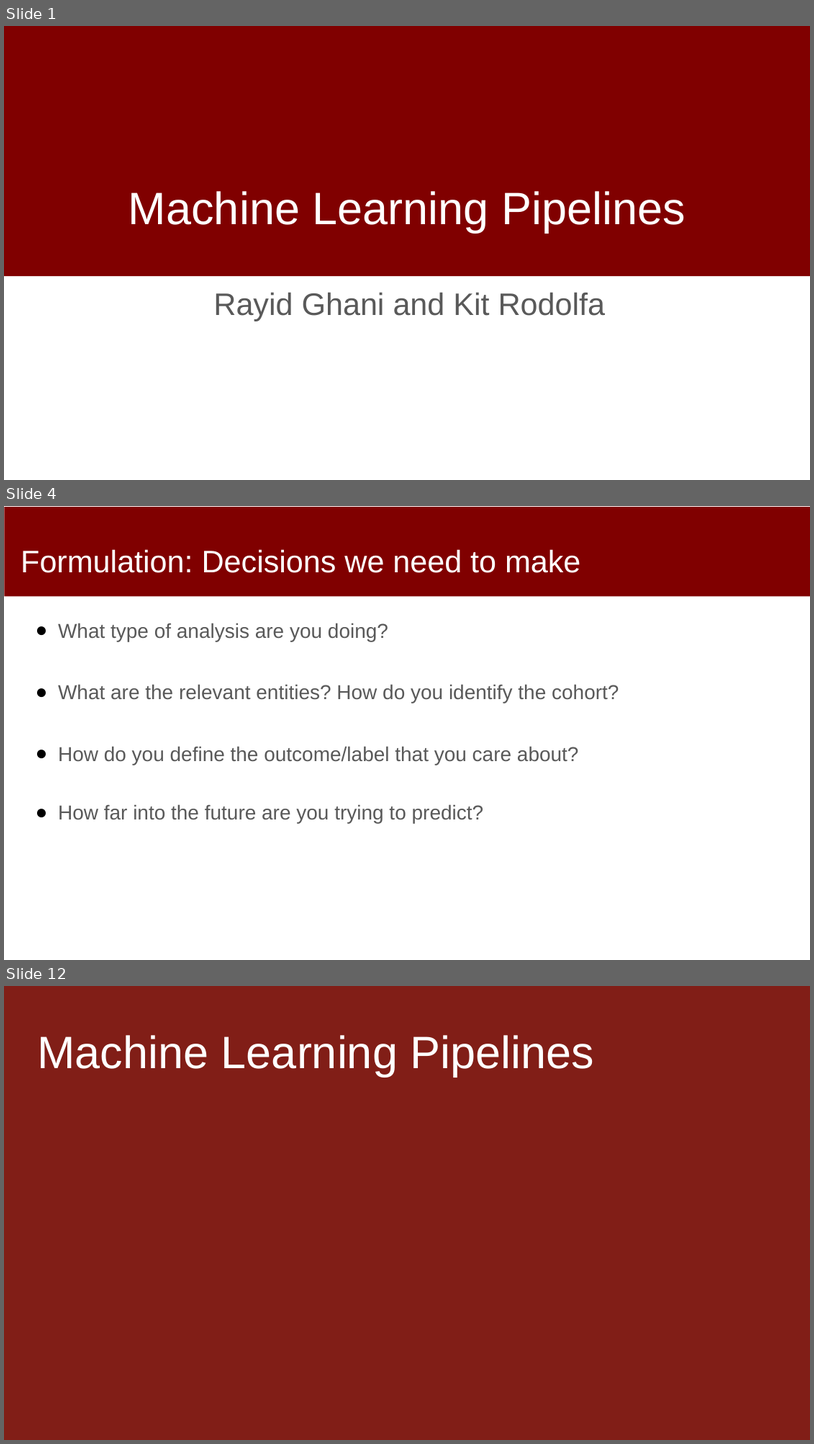
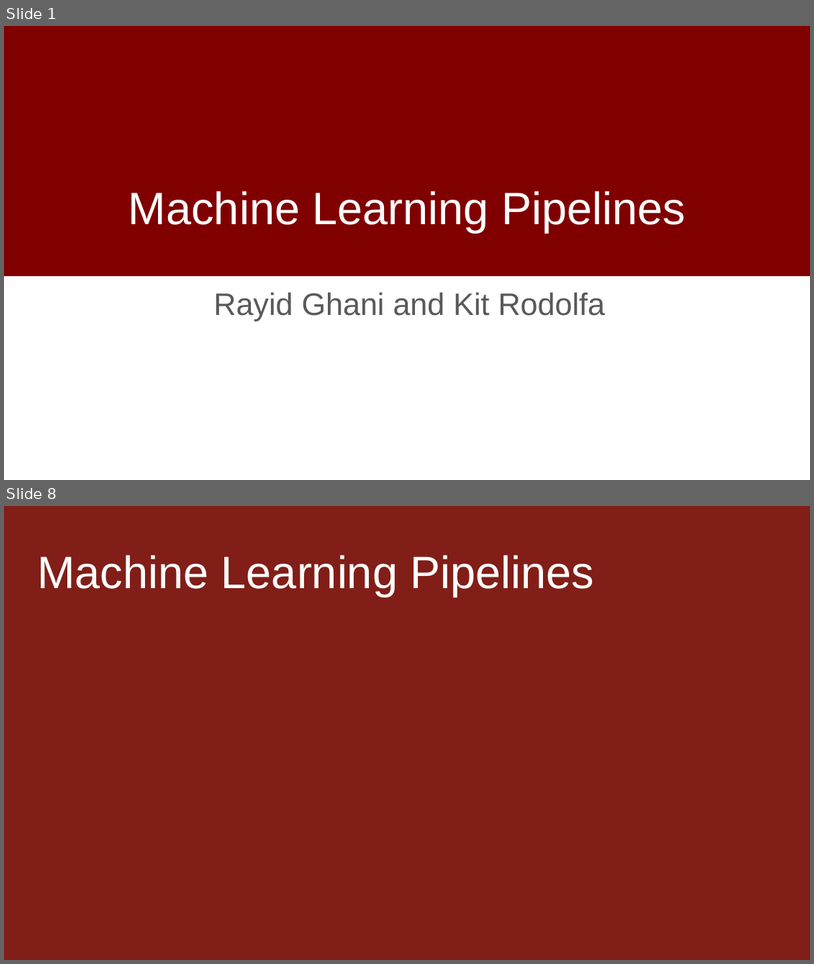
Before and after one commit to dssg/MLinPractice, a slide deck: Lectures/Lecture8-Machine-Learning-Pipelines.pptx. Shown one above the other, each under a label of ours: slides 1, 4 and 12 before the commit, slides 1 and 8 after it; the slides between them are not shown. The pictures are 814x1444 and 814x964 pixels, drawn with LibreOffice and Linux fonts; fonts in the diff are those of the drawing; background and template pictures are left out. Boxes give left, top, right and bottom in pixels: in the first picture for what was removed or moved away, otherwise in the second. Text is boxed around its words. In the diff, an @@ line names an element or a change of style, - is before the commit and + after.

```diff
--- a/Lectures/Lecture8-Machine-Learning-Pipelines.pptx
+++ b/Lectures/Lecture8-Machine-Learning-Pipelines.pptx
@@ slide 4 removed at (4, 506, 810, 960), background #FFFFFF @@
@@ rectangle removed at (5, 507, 810, 596) @@
@@ title removed at (21, 549, 581, 573) @@
-Formulation: Decisions we need to make
@@ text removed at (58, 623, 619, 824) @@
-● What type of analysis are you doing?
-● What are the relevant entities? How do you identify the cohort?
-● How do you define the outcome/label that you care about?
-● How far into the future are you trying to predict?
@@ what was slide 12 is now slide 8 @@
```
Also in this commit, not shown: 4 slides changed, 4 slides added, 9 other slides removed.
